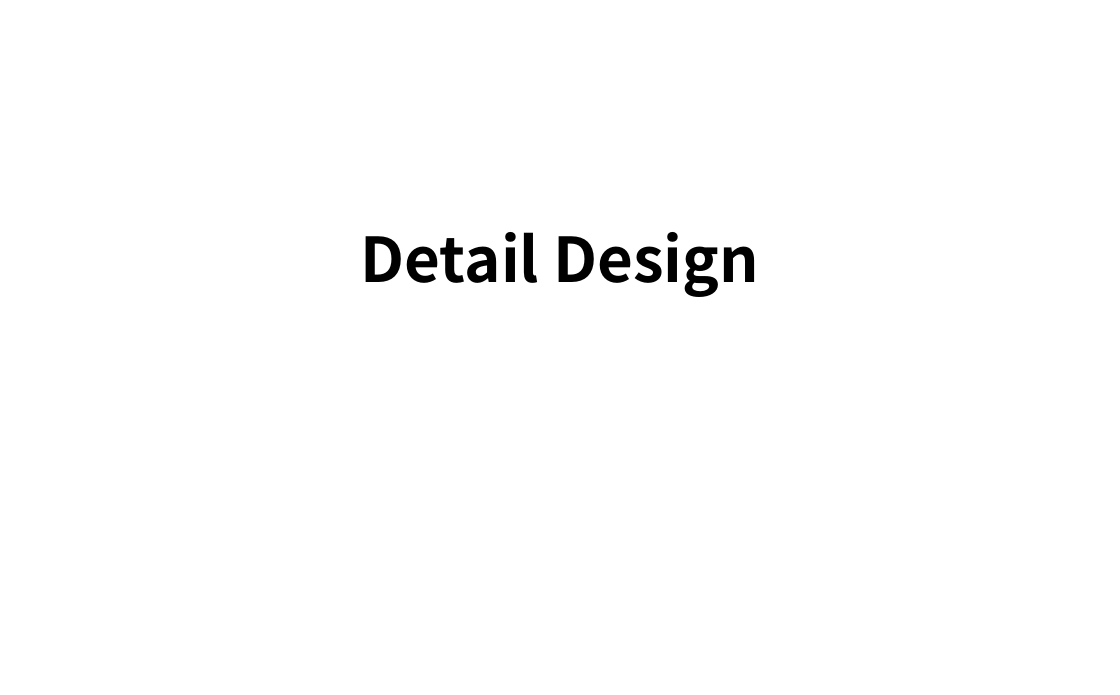
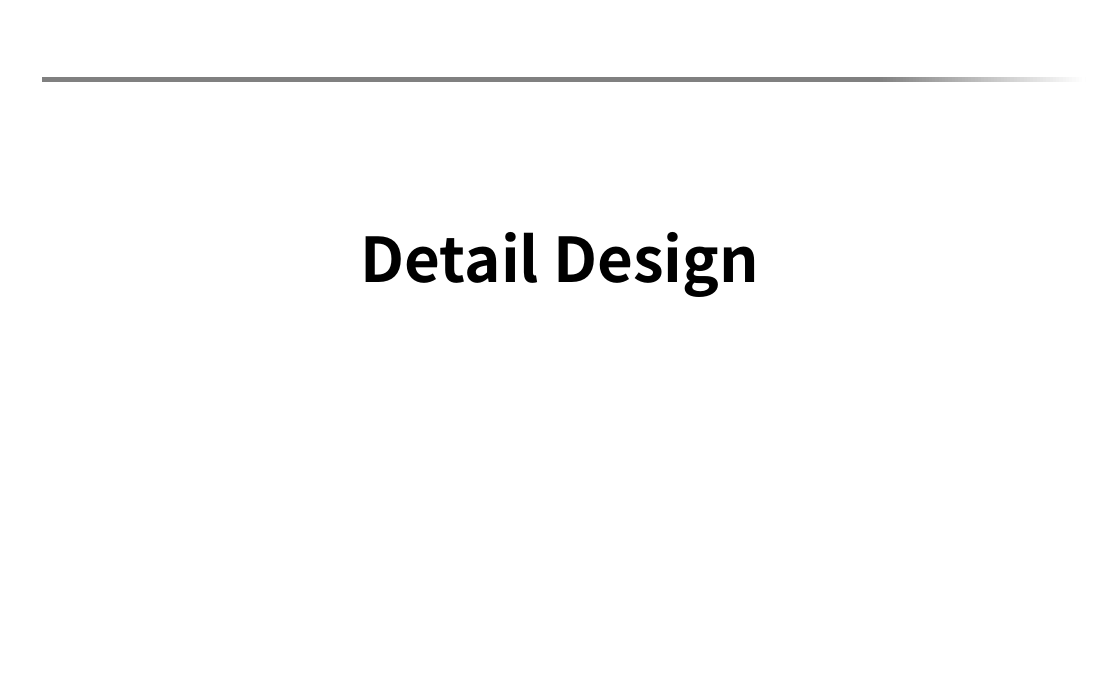
Before and after one commit to Youngsoo/iot-platform, a slide deck: slide 27 of Final_presentation_team5_v0.5.pptx. Drawn at 1120x695 pixels with LibreOffice and Linux fonts; fonts in the diff are those of the drawing. Boxes give left, top, right and bottom in pixels: in the first picture for what was removed or moved away, otherwise in the second. Text is boxed around its words. In the diff, an @@ line names an element or a change of style, - is before the commit and + after.

```diff
--- a/Final_presentation_team5_v0.5.pptx
+++ b/Final_presentation_team5_v0.5.pptx
@@ rectangle added at (x1=42, y1=27, x2=1093, y2=78), fill #FFFFFF @@
@@ rectangle added at (x1=42, y1=78, x2=1086, y2=83), fill gradient #808080 to #FFFFFF @@
```
Also in this commit, not shown: 58 other slides changed.
